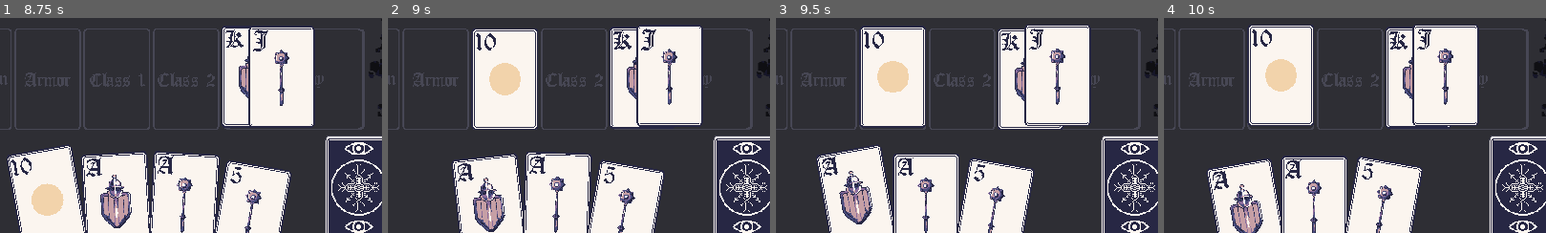
Above: before the commit, frames 1-4 (left to right).
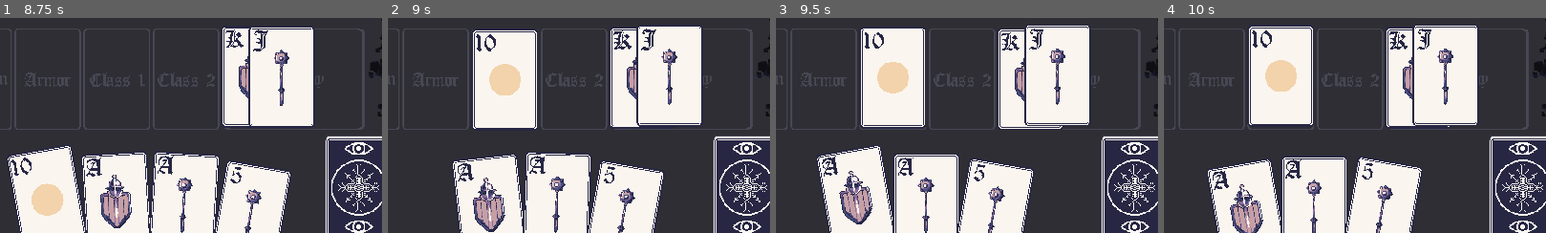
Above: after the commit, the same moments.

Repository: grahamcr4cker/PracticeCards
Game: Godot game, scene res://main_menu.tscn
Two runs of this game, one before a commit and one after it. Both use one fixed random seed, a clock stepped at 60 frames per second and the inputs below.
Inputs (mouse positions are % of the whole screen's width and height, from its top left):
- Up to frame 1 (8.75 s): click "Thief" at 0.5 s; click "Priest" at 1.25 s; click "Longblade" at 2 s; click "Mace" at 2.75 s; click "Heavy Armor" at 3.5 s; click "Play Game" at 4.25 s; click "Attack" at 5 s; move the mouse to (75, 86) at 5.77 s; click (75, 86) at 5.85 s; move the mouse to (26, 92) at 6.52 s; click (26, 92) at 6.6 s; click "Attack" at 7.25 s; move the mouse to (30, 92) at 8.02 s; click (30, 92) at 8.1 s
- Up to frame 2 (9 s): move the mouse to (35, 92) at 8.77 s; click (35, 92) at 8.85 s
- Up to frame 3 (9.5 s): no input
- Up to frame 4 (10 s): click "Attack" at 9.5 s
The pictures show only the part of the screen within x 28-78%, y 47-97%; the shares and areas given below are measured in that part.

Frame 1 is identical in both runs. In frame 2, 0.5% of the frame differs, in the area x 21-40%, y 5-52%; in frame 3, 0.4%; in frame 4, 0.5%.

Commit message:
added reusable card stack component

Diff:
--- /dev/null
+++ b/Card Stack.gd
@@ -0,0 +1,17 @@
+extends Area2D
+
+
+@export var cardAddedSignal : String
+
+func _ready():
+	GameBoard.connect(cardAddedSignal, _add_card)
+
+
+func _add_card(old_card):
+	var card = GameBoard.duplicate_card(old_card)
+	add_child(card)
+
+
+func _on_child_entered_tree(node):
+	if node is PlayableCard:
+		node.get_node("Area2D").visible = false
--- /dev/null
+++ b/Card Stack.tscn
@@ -0,0 +1,14 @@
+[gd_scene load_steps=3 format=3 uid="uid://b58qxmgmh2jxn"]
+
+[ext_resource type="Script" path="res://Card Stack.gd" id="1_1r2sm"]
+
+[sub_resource type="RectangleShape2D" id="RectangleShape2D_lpb1l"]
+size = Vector2(86, 130)
+
+[node name="Card Stack" type="Area2D"]
+script = ExtResource("1_1r2sm")
+
+[node name="CollisionShape2D" type="CollisionShape2D" parent="."]
+shape = SubResource("RectangleShape2D_lpb1l")
+
+[connection signal="child_entered_tree" from="." to="." method="_on_child_entered_tree"]
--- a/PlayableCard.tscn
+++ b/PlayableCard.tscn
@@ -72,7 +72,7 @@
 
 [node name="PlayableCard" type="Sprite2D"]
 texture = ExtResource("1_il4xp")
-offset = Vector2(0, -5)
+offset = Vector2(0, -4.83974)
 script = ExtResource("2_sp0tm")
 
 [node name="Animation Player" type="AnimationPlayer" parent="."]
--- a/combat_dungeon.tscn
+++ b/combat_dungeon.tscn
@@ -1,22 +1,16 @@
-[gd_scene load_steps=18 format=3 uid="uid://bqw3vokrvf548"]
+[gd_scene load_steps=14 format=3 uid="uid://bqw3vokrvf548"]
 
 [ext_resource type="Script" path="res://combat_dungeon.gd" id="1_b0ku4"]
 [ext_resource type="Texture2D" uid="uid://g3ddrmm8t4rn" path="res://assets/Backgrounds/Background_Dungeon.png" id="1_cb83s"]
 [ext_resource type="PackedScene" uid="uid://bpd4ggfpexeid" path="res://player.tscn" id="2_wg4p0"]
 [ext_resource type="Texture2D" uid="uid://bhwmi0xufos0m" path="res://assets/Card Art/card_back.png" id="3_futgi"]
 [ext_resource type="Script" path="res://PlayerDeck.gd" id="4_0vce2"]
-[ext_resource type="Script" path="res://armor_stack.gd" id="5_dy6tx"]
 [ext_resource type="Script" path="res://hand.gd" id="5_hxuek"]
 [ext_resource type="FontFile" uid="uid://diqt2vii6tchx" path="res://assets/Fonts/CloisterBlack.ttf" id="6_krib6"]
 [ext_resource type="PackedScene" uid="uid://v2msqv3t8ntg" path="res://roll_result_indicator.tscn" id="7_g8lkh"]
 [ext_resource type="Script" path="res://Attack Button.gd" id="7_yu8p6"]
-[ext_resource type="Script" path="res://weapon_stack.gd" id="12_bsh32"]
-[ext_resource type="Script" path="res://class_1_stack.gd" id="13_xb74m"]
 [ext_resource type="Script" path="res://In Play.gd" id="14_3ktfv"]
-[ext_resource type="Script" path="res://class_2_stack.gd" id="14_u2x70"]
-
-[sub_resource type="RectangleShape2D" id="RectangleShape2D_gqok3"]
-size = Vector2(84, 129)
+[ext_resource type="PackedScene" uid="uid://b58qxmgmh2jxn" path="res://Card Stack.tscn" id="15_d30cg"]
 
 [sub_resource type="RectangleShape2D" id="RectangleShape2D_is5qn"]
 size = Vector2(84, 129)
@@ -34,14 +28,6 @@
 
 [node name="Player" parent="." instance=ExtResource("2_wg4p0")]
 position = Vector2(103, 308)
-
-[node name="armor_stack" type="Area2D" parent="."]
-position = Vector2(330, 329)
-script = ExtResource("5_dy6tx")
-metadata/_edit_use_anchors_ = true
-
-[node name="CollisionShape2D" type="CollisionShape2D" parent="armor_stack"]
-shape = SubResource("RectangleShape2D_gqok3")
 
 [node name="Player Deck" type="Sprite2D" parent="."]
 position = Vector2(721, 465)
@@ -71,27 +57,6 @@
 [node name="Roll Result Indicator" parent="." instance=ExtResource("7_g8lkh")]
 position = Vector2(854, 416)
 
-[node name="weapon_stack2" type="Area2D" parent="."]
-position = Vector2(243, 329)
-script = ExtResource("12_bsh32")
-
-[node name="CollisionShape2D" type="CollisionShape2D" parent="weapon_stack2"]
-shape = SubResource("RectangleShape2D_gqok3")
-
-[node name="class_1_stack" type="Area2D" parent="."]
-position = Vector2(417, 329)
-script = ExtResource("13_xb74m")
-
-[node name="CollisionShape2D" type="CollisionShape2D" parent="class_1_stack"]
-shape = SubResource("RectangleShape2D_gqok3")
-
-[node name="class_2_stack" type="Area2D" parent="."]
-position = Vector2(505, 329)
-script = ExtResource("14_u2x70")
-
-[node name="CollisionShape2D" type="CollisionShape2D" parent="class_2_stack"]
-shape = SubResource("RectangleShape2D_gqok3")
-
 [node name="In Play" type="Node2D" parent="."]
 position = Vector2(590, 329)
 script = ExtResource("14_3ktfv")
@@ -102,9 +67,21 @@
 [node name="CollisionShape2D" type="CollisionShape2D" parent="Discard"]
 shape = SubResource("RectangleShape2D_lja5a")
 
-[connection signal="child_entered_tree" from="armor_stack" to="armor_stack" method="_on_child_entered_tree"]
+[node name="Armor Stack" parent="." instance=ExtResource("15_d30cg")]
+position = Vector2(330, 330)
+cardAddedSignal = "armorAdded"
+
+[node name="Weapon Stack" parent="." instance=ExtResource("15_d30cg")]
+position = Vector2(243, 330)
+cardAddedSignal = "weaponAdded"
+
+[node name="Class 1 Stack" parent="." instance=ExtResource("15_d30cg")]
+position = Vector2(417, 330)
+cardAddedSignal = "class1Added"
+
+[node name="Class 2 Stack" parent="." instance=ExtResource("15_d30cg")]
+position = Vector2(505, 330)
+cardAddedSignal = "class2Added"
+
 [connection signal="input_event" from="Player Deck/Area2D" to="Player Deck" method="_on_area_2d_input_event"]
 [connection signal="pressed" from="Attack Button" to="Player" method="_on_attack_button_pressed"]
-[connection signal="child_entered_tree" from="weapon_stack2" to="weapon_stack2" method="_on_child_entered_tree"]
-[connection signal="child_entered_tree" from="class_1_stack" to="class_1_stack" method="_on_child_entered_tree"]
-[connection signal="child_entered_tree" from="class_2_stack" to="class_2_stack" method="_on_child_entered_tree"]
--- a/player.gd
+++ b/player.gd
@@ -26,10 +26,3 @@
 	if roll_indicator:
 		roll_indicator.get_node("Label").text = str(result)
 		roll_indicator.get_node("AnimationPlayer").play("show_result")
-
-#func spawn_effect(EFFECT: PackedScene, effect_position: Vector2 = global_position):
-#	if EFFECT:
-#		var effect = EFFECT.instantiate()
-#		get_tree().current_scene.add_child(effect)
-#		effect.global_position = effect_position
-#		return effect
